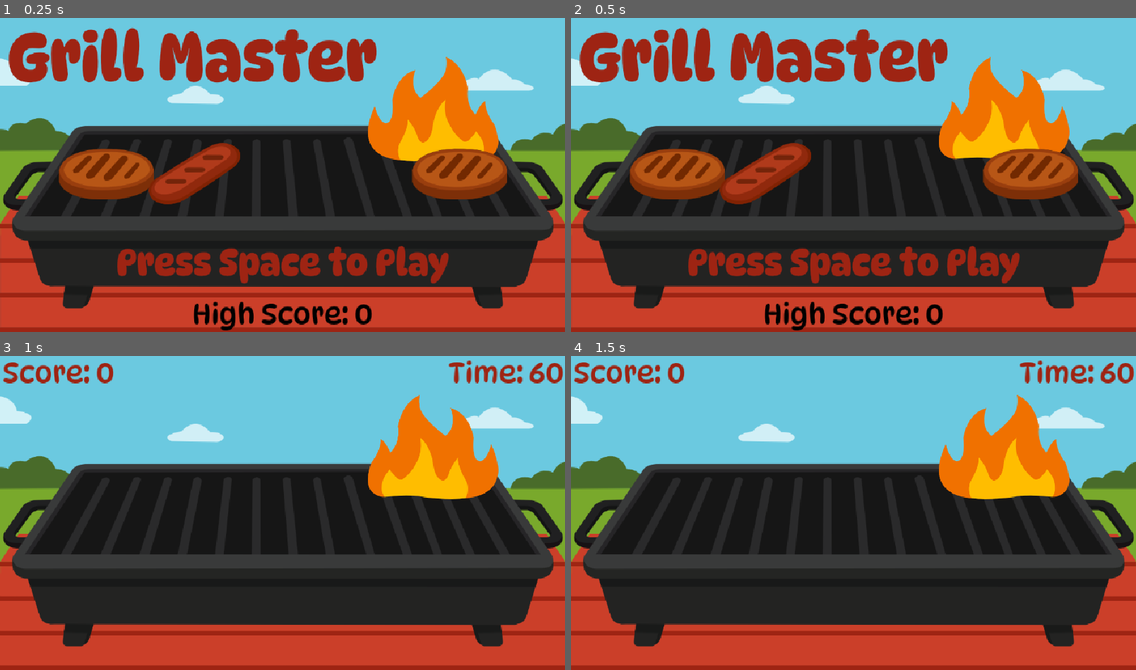
Above: before the commit, frames 1-4 (two rows, left to right).
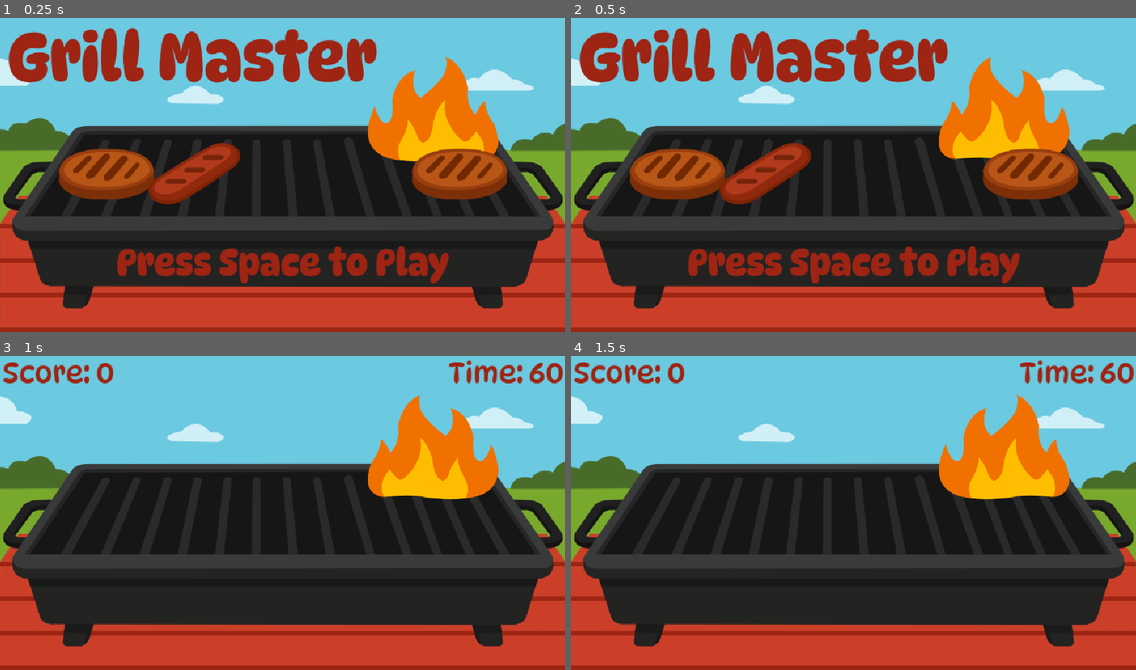
Above: after the commit, the same moments.

Repository: Allus-Interactive/30-days-of-summer-2025
Game: Godot game, scene res://scenes/menus/title_screen.tscn
Two runs of this game, one before a commit and one after it. Both use one fixed random seed, a clock stepped at 60 frames per second and the inputs below.
Inputs (mouse positions are in pixels of both pictures, inside the frame that each line leads up to):
- Up to frame 1 (0.25 s): no input
- Up to frame 2 (0.5 s): no input
- Up to frame 3 (1 s): move the mouse to (406, 494) at 0.52 s; tap Space (start) at 0.6 s; click (406, 494) at 0.67 s
- Up to frame 4 (1.5 s): tap Enter at 1.25 s; move the mouse to (740, 525) at 1.27 s; tap Space (start) at 1.35 s; click (740, 525) at 1.42 s

The runs differ from the first frame. In frame 1, 1.1% of the frame differs, in the area x 34-66%, y 90-100%; in frame 2, 1.1%; in frame 3, nothing differs; in frame 4, nothing differs.

Commit message:
update to high score display

Diff:
--- a/scenes/menus/title_screen.gd
+++ b/scenes/menus/title_screen.gd
@@ -8,6 +8,8 @@
 
 
 func _ready() -> void:
+	if GameManager.high_score <= 0:
+		high_score_label.visible = false
 	GameManager.high_score = GameManager.load_high_score()
 	high_score_label.text = "High Score: %d" % GameManager.high_score
 
